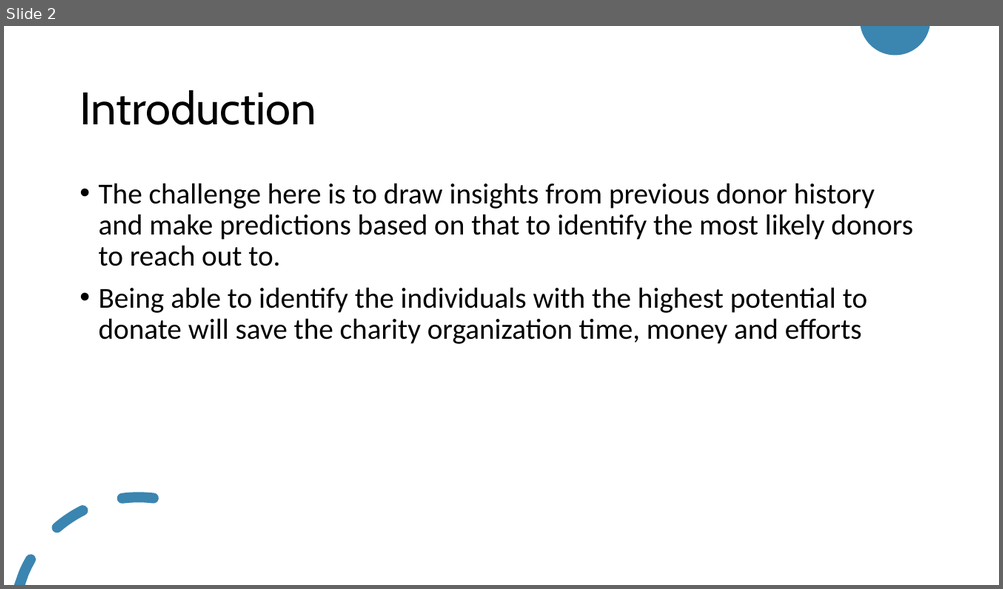
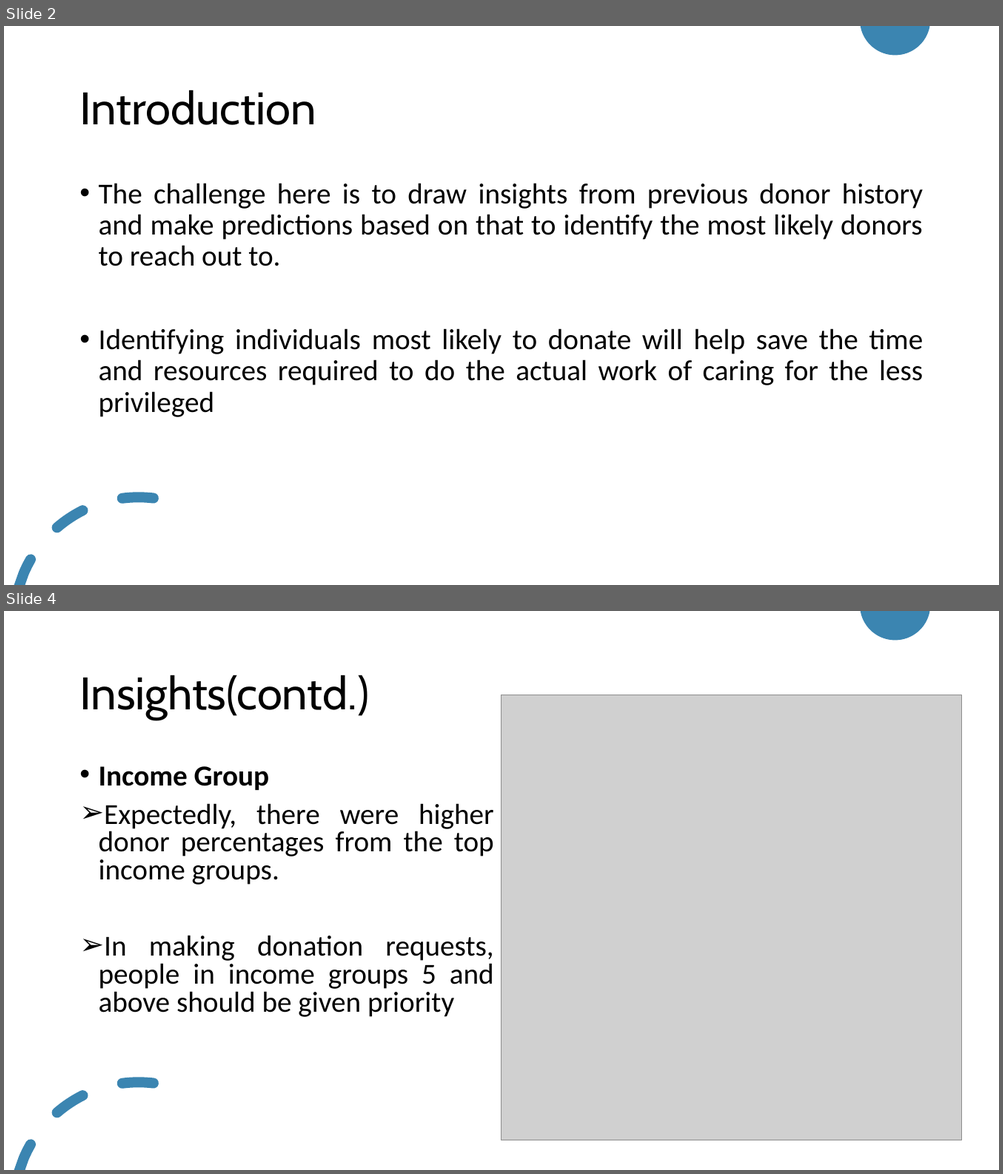
Before and after one commit to Ay-slim/Data-Science-Portfolio--Ayooluwa, a slide deck: Donor_prediction_challenge/Presentation.pptx. Shown one above the other, each under a label of ours: slide 2 before the commit, slides 2 and 4 after it; the slides between them are not shown. The pictures are 1003x589 and 1003x1174 pixels, drawn with LibreOffice and Linux fonts; fonts in the diff are those of the drawing; grey boxes stand for pictures. Boxes give left, top, right and bottom in pixels: in the first picture for what was removed or moved away, otherwise in the second. Text is boxed around its words. In the diff, an @@ line names an element or a change of style, - is before the commit and + after.

```diff
--- a/Donor_prediction_challenge/Presentation.pptx
+++ b/Donor_prediction_challenge/Presentation.pptx
@@ slide 4 added at <box>4,611,999,1170</box>, background #FFFFFF; not listed: 2 template elements that a slide beside it also shows @@
@@ title added at <box>79,675,369,720</box>, 44 pt, text #000000 @@
+Insights(contd.)
@@ picture added at <box>502,695,962,1141</box> @@
@@ text added at <box>99,766,494,1017</box>, 28 pt, text #000000 @@
+• Income Group
+➢ Expectedly, there were higher donor percentages from the top income groups.
+➢ In making donation requests, people in income groups 5 and above should be given priority
@@ slide 2 changed as well @@
@@ text at <box>99,183,922,266</box>: alignment left to justified @@
@@ text at <box>99,329,923,417</box>: text changed @@
-• Being able to identify the individuals with the highest potential to donate will save the charity organization time, money and efforts
+• Identifying individuals most likely to donate will help save the time and resources required to do the actual work of caring for the less privileged
```
Also in this commit, not shown: 4 other slides changed, 5 other slides added, 2 slides removed, 1 other file.
